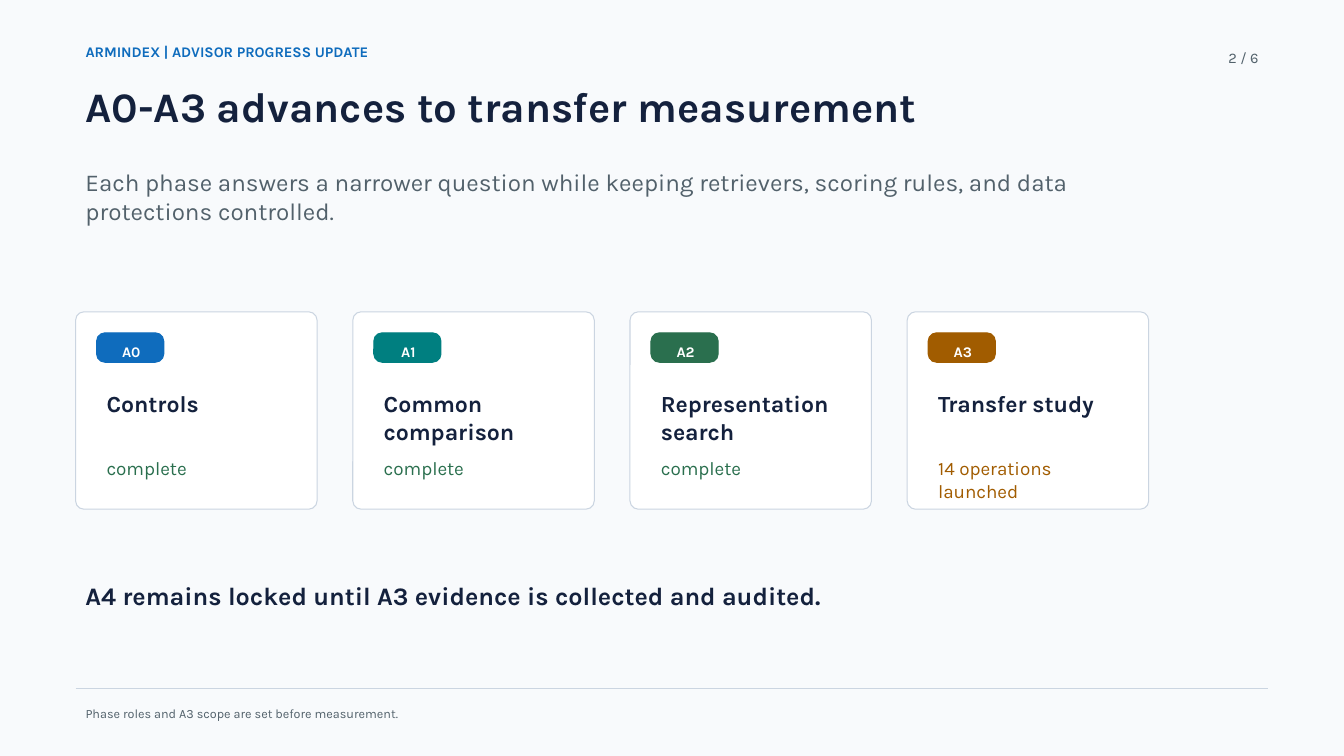
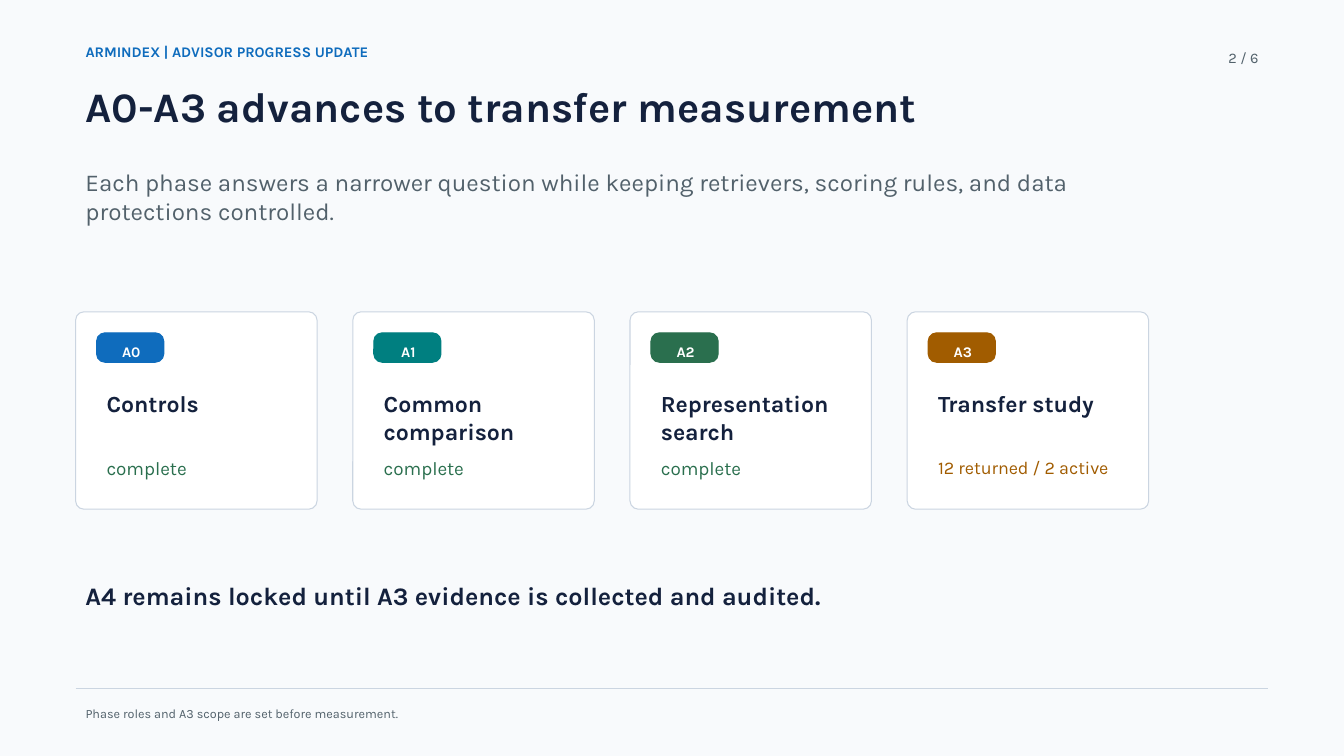
Before and after one commit to siriponsri/myIS, a slide deck: slide 2 of docs/presentation/progress/ArmIndex_Progress_A0_A3_2026-08-18.pptx. Drawn at 1344x756 pixels with LibreOffice and Linux fonts; fonts in the diff are those of the drawing. Boxes give left, top, right and bottom in pixels: in the first picture for what was removed or moved away, otherwise in the second. Text is boxed around its words. In the diff, an @@ line names an element or a change of style, - is before the commit and + after.

```diff
--- a/docs/presentation/progress/ArmIndex_Progress_A0_A3_2026-08-18.pptx
+++ b/docs/presentation/progress/ArmIndex_Progress_A0_A3_2026-08-18.pptx
@@ text at [938,461,1108,475]: text changed; size 13.5 to 12.8 pt @@
-14 operations launched
+12 returned / 2 active
```
Also in this commit, not shown: 2 other slides changed, 5 other files.
